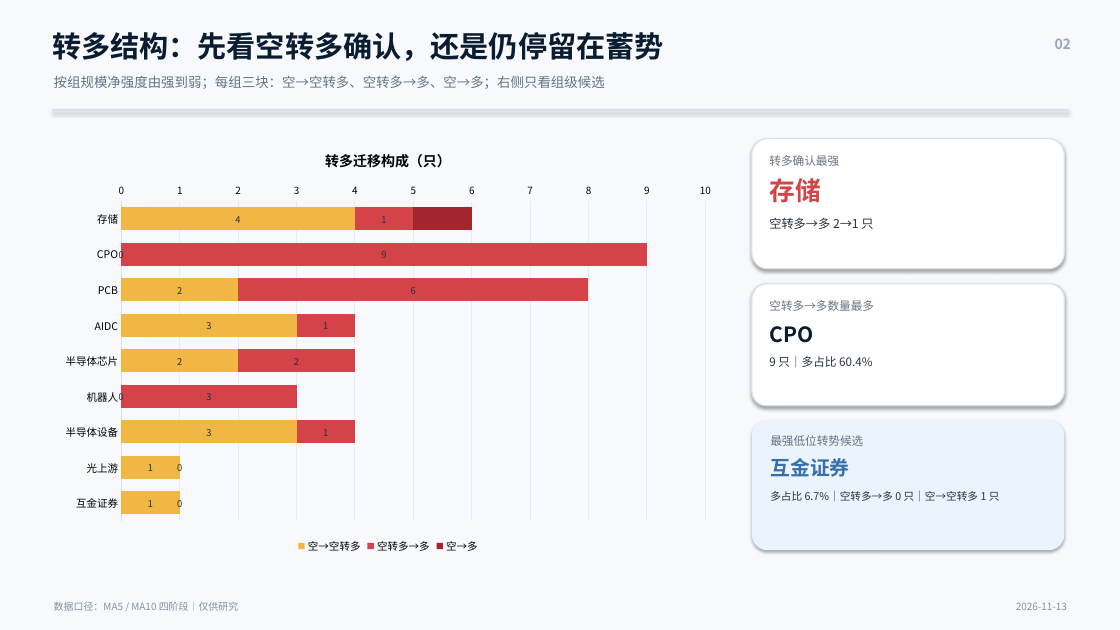
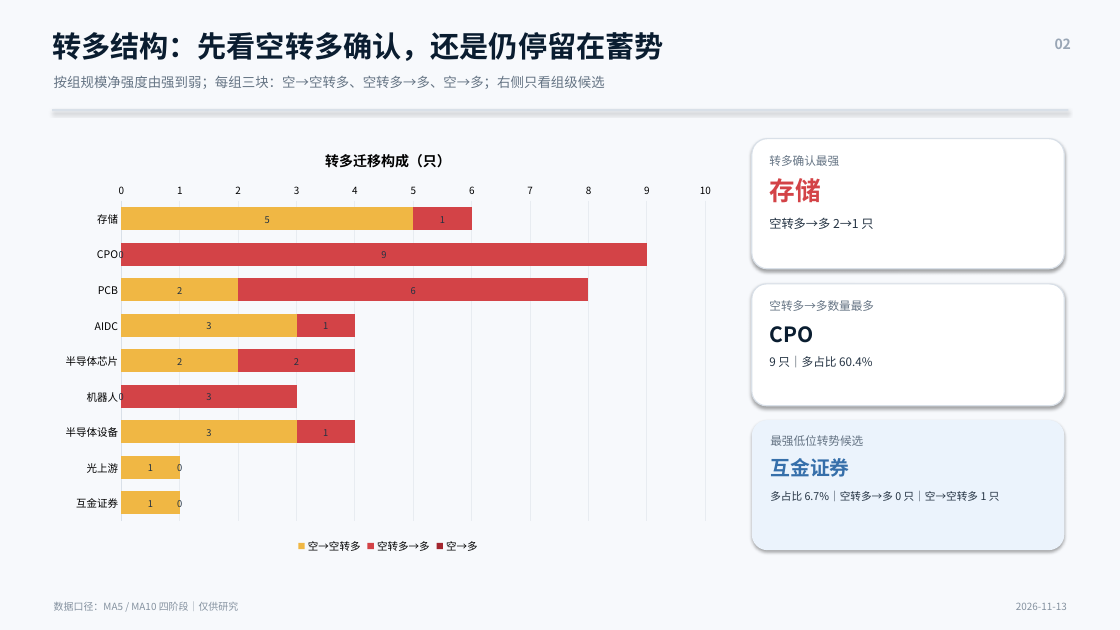
Before and after one commit to nancybhc/a-share-blast-lab, a slide deck: slide 2 of assets/多空阶段简报_2026-11-13.pptx. Drawn at 1120x630 pixels with LibreOffice and Linux fonts; fonts in the diff are those of the drawing. Boxes give left, top, right and bottom in pixels: in the first picture for what was removed or moved away, otherwise in the second. Text is boxed around its words. In the diff, an @@ line names an element or a change of style, - is before the commit and + after.

```diff
--- a/assets/多空阶段简报_2026-11-13.pptx
+++ b/assets/多空阶段简报_2026-11-13.pptx
@@ bar stacked chart at box(52, 133, 724, 557) @@
@@ 空→空转多, 存储: 4 to 5 @@
@@ 空→多, 存储: 1 to 0 @@
```
Also in this commit, not shown: 3 other slides changed, 13 other files.
